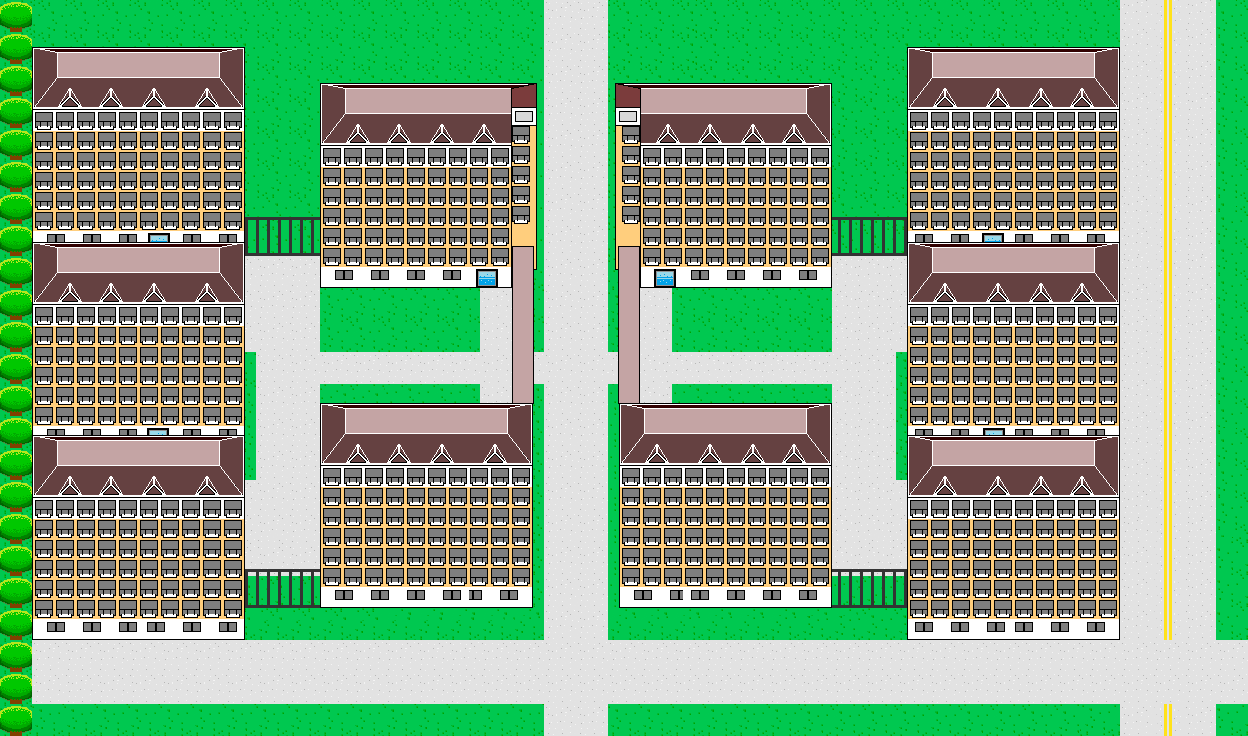
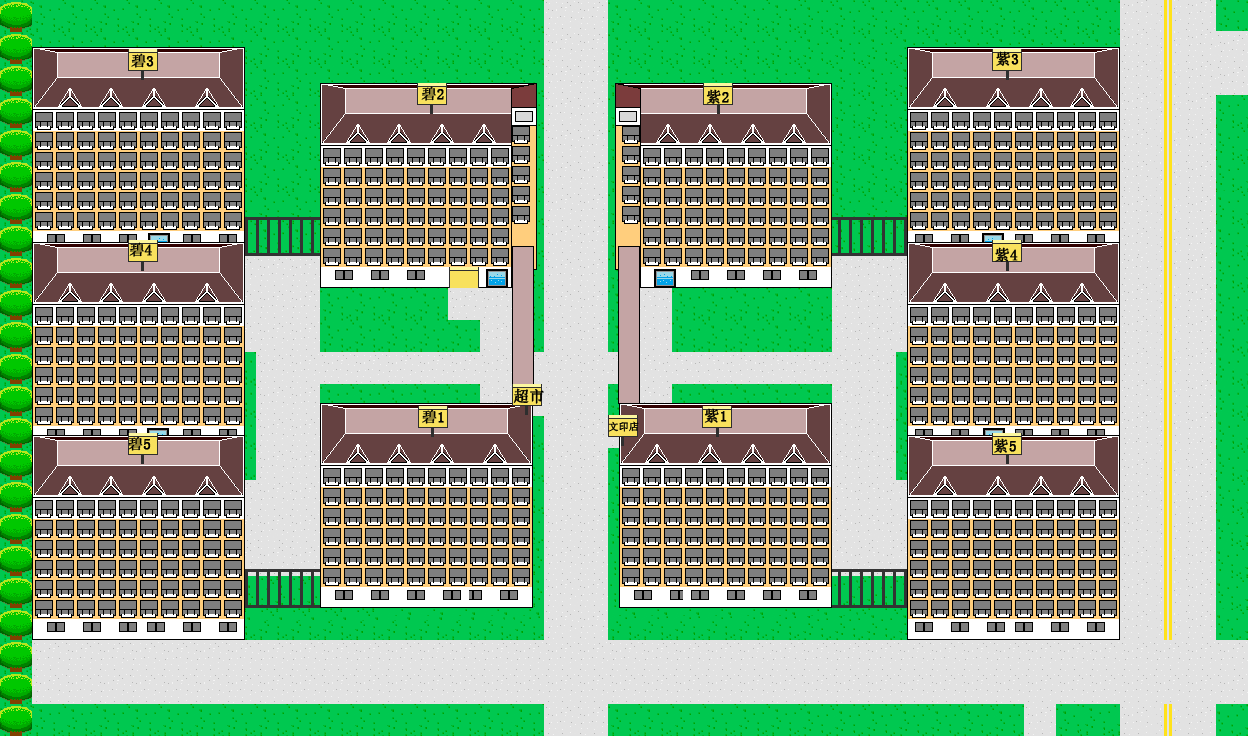
Revision of a layered 1248px x 736px image; what changed, layer by layer:
added group "牌子" (1st of 2) with 14 layers above "紫云" over [128, 49, 1022, 464]
added group "字" with 12 layers in group "牌子" over [128, 51, 1019, 453]
added layer "超市" in group "字" over [513, 388, 544, 404]
added layer "文印店" in group "字" over [608, 421, 639, 432]
added layer "碧1" in group "字" over [422, 409, 444, 424]
added layer "碧5" in group "字" over [128, 436, 151, 451]
added layer "碧4" in group "字" over [129, 242, 152, 257]
added layer "碧3" in group "字" over [131, 53, 154, 68]
added layer "碧2" in group "字" over [421, 86, 444, 101]
added layer "紫5" in group "字" over [994, 438, 1016, 453]
added layer "紫4" in group "字" over [995, 247, 1018, 262]
added layer "紫3" in group "字" over [996, 51, 1019, 66]
added layer "紫2" in group "字" over [706, 89, 729, 104]
added layer "紫1" in group "字" over [704, 408, 727, 423]
added layer "牌子" (2nd of 2, in "牌子") in group "牌子" over [128, 49, 1022, 464]
painted on "碧峰1" (2nd of 2, in "碧峰") over [443, 267, 508, 288]
painted on "道路" over [448, 31, 1248, 736]
renamed "草地" to "绿地", painted on it over [32, 0, 1248, 736]
